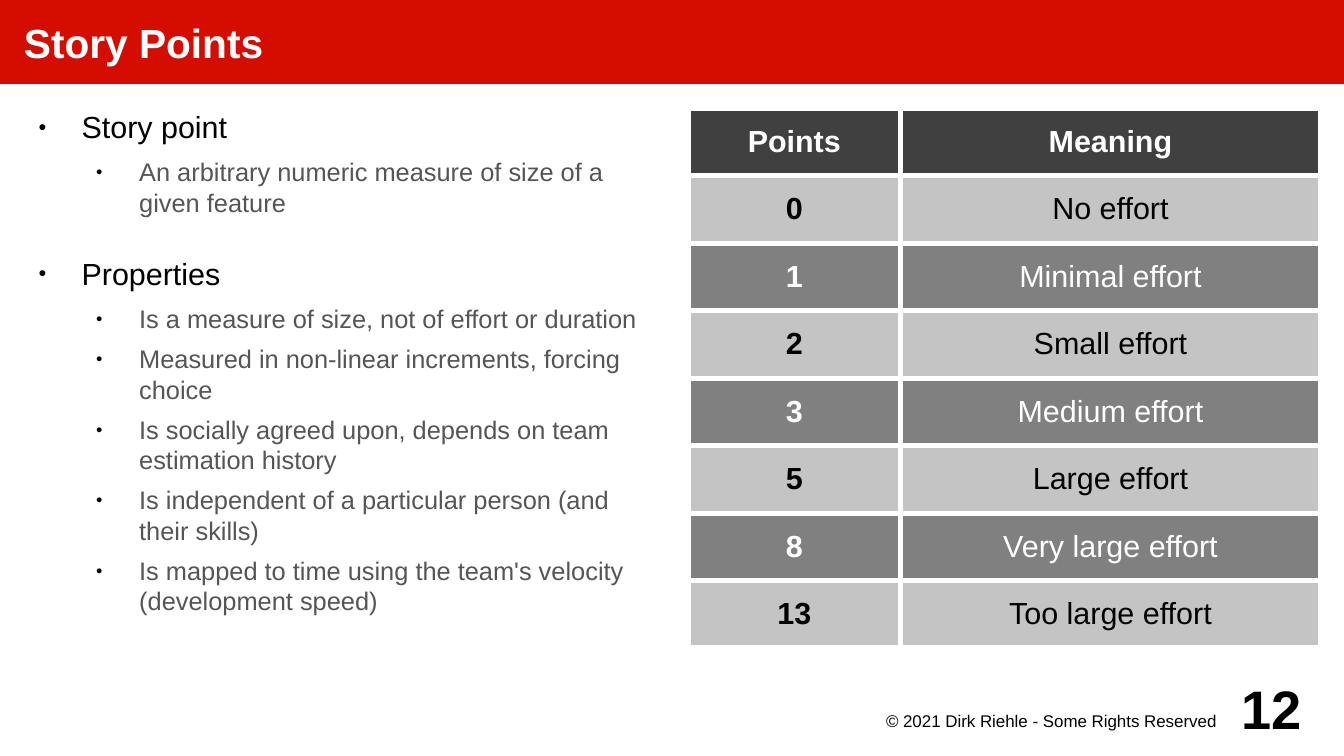
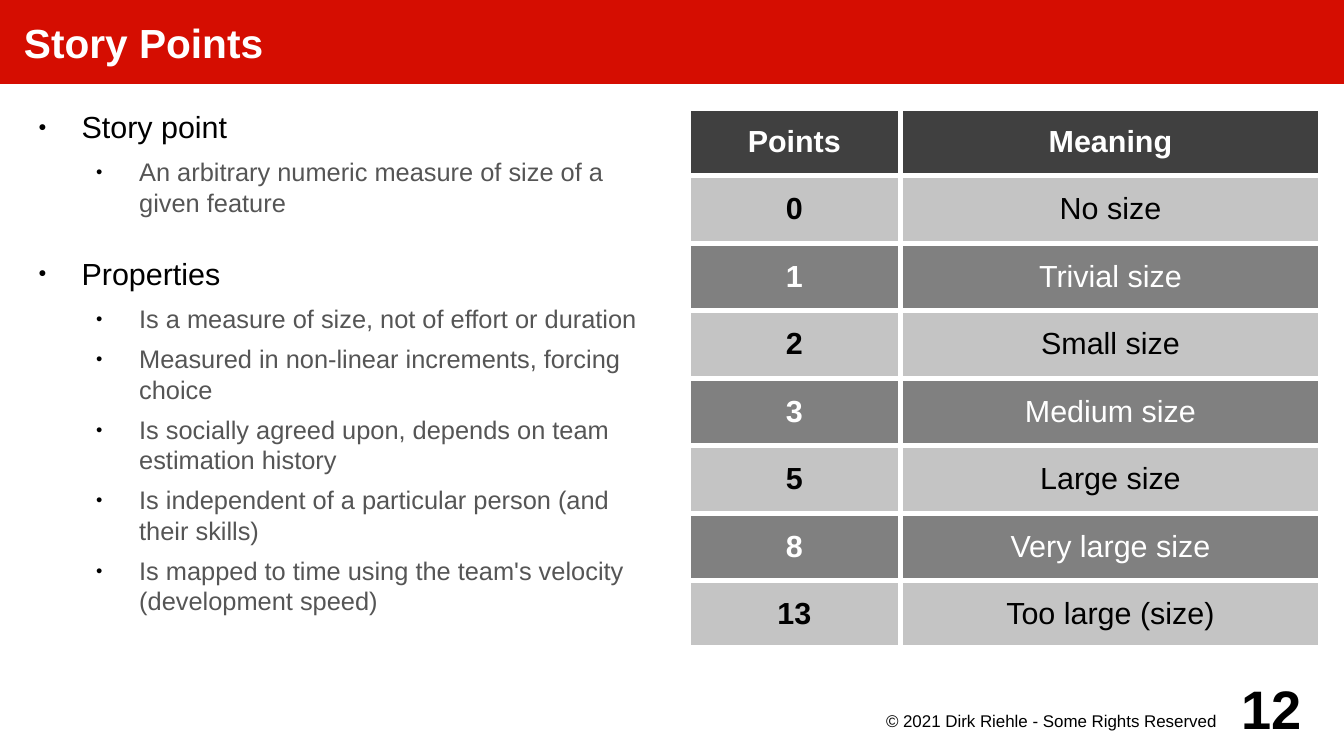
Before and after one commit to dirkriehle/amos-course, a slide deck: slide 12 of Lecture slides/AMOS B03 - The Team Meeting.odp. Drawn at 1344x756 pixels with LibreOffice and Linux fonts; fonts in the diff are those of the drawing. Boxes give left, top, right and bottom in pixels: in the first picture for what was removed or moved away, otherwise in the second. Text is boxed around its words. In the diff, an @@ line names an element or a change of style, - is before the commit and + after.

```diff
--- a/Lecture slides/AMOS B03 - The Team Meeting.odp
+++ b/Lecture slides/AMOS B03 - The Team Meeting.odp
@@ table at [688,109,1320,649] @@
-row 2, column 2: No effort
+row 2, column 2: No size
-row 3, column 2: Minimal effort
+row 3, column 2: Trivial size
-row 4, column 2: Small effort
+row 4, column 2: Small size
-row 5, column 2: Medium effort
+row 5, column 2: Medium size
-row 6, column 2: Large effort
+row 6, column 2: Large size
-row 7, column 2: Very large effort
+row 7, column 2: Very large size
-row 8, column 2: Too large effort
+row 8, column 2: Too large (size)
```
Also in this commit, not shown: 1 other slide changed, 5 other files.
